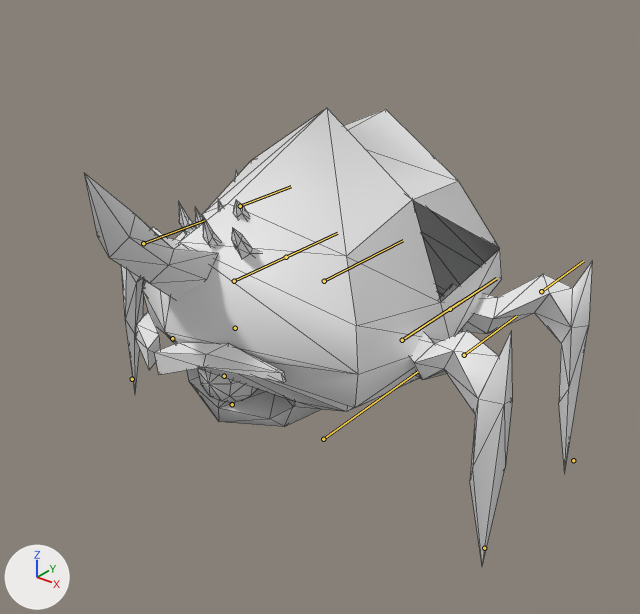
The FBX model Assets/Graph/Ennemies/Anim_RhinoArakAttackJump.fbx, before and after one commit.
Both versions are drawn from a 50 mm lens placed at (0.917, -1.159, 1.008), pointed at (0.063, -0.09, 0.346). Every picture has the same lights, and +X, +Y and +Z are marked at lower left. The bones that bend it are drawn over the model as lines. Mesh edges are drawn as thin lines.

Names of what the first picture shows: 'RhinoArak_BoDy'.
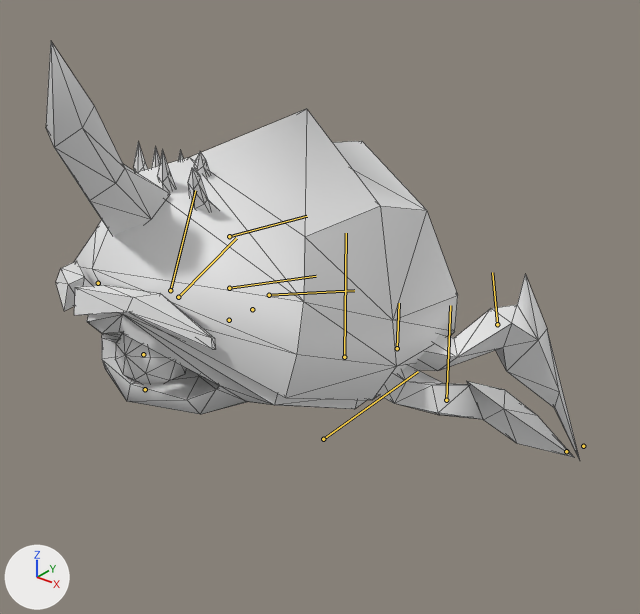
Commit message: Update RhinoArak

The newer file adds an action. The first version stands in its rest pose; the second is drawn at frame 52 of the action 'RhinoAttackJump'.

Location of each change, [x1, y1, x2, y2] in pixels of the pictures (640 x 614 px):
'RhinoArak_BoDy', posed (9% shorter)
    before: [84, 108, 592, 566]
    after: [46, 42, 580, 460]
bone 'Hips', root to tip
    before: (324, 281) to (403, 240)
    after: (269, 295) to (354, 290)
bone 'ArmBackLeft', root to tip
    before: (450, 309) to (496, 278)
    after: (397, 348) to (399, 303)
bone 'ForearmBackLeft', root to tip
    before: (541, 291) to (583, 261)
    after: (497, 324) to (492, 272)
bone 'ArmBackRight', root to tip
    before: (286, 257) to (337, 233)
    after: (229, 288) to (316, 276)
bone 'ForearmBackRight', root to tip
    before: (240, 206) to (291, 186)
    after: (229, 236) to (307, 216)
bone 'ArmForwardLeft', root to tip
    before: (402, 340) to (460, 302)
    after: (344, 357) to (346, 233)
bone 'ForearmForwardLeft', root to tip
    before: (464, 355) to (516, 316)
    after: (446, 400) to (450, 305)
bone 'ArmForwardRight', root to tip
    before: (234, 281) to (297, 251)
    after: (170, 290) to (195, 190)
bone 'ForearmForwardRight', root to tip
    before: (143, 243) to (204, 220)
    after: (178, 297) to (236, 238)
bone 'Boca', root to tip
    before: (232, 404) to (232, 404)
    after: (145, 389) to (145, 389)

What changed in the scene script:
```text
Change bone_hips:
    where bone_hips = bpy.data.objects['Armature'].pose.bones['Hips']  # child of 'Root'
    bone_hips.location: (0.0, 0.0, 0.0) -> (0.0, -5.89, 1.06)
    bone_hips.rotation_quaternion: (1.0, 0.0, 0.0, 0.0) -> (0.988, -0.157, 0.0, 0.0)  # degrees (0, 0, 0) -> degrees (-18, 0, 0)
Change bone_armbackleft:
    where bone_armbackleft = bpy.data.objects['Armature'].pose.bones['ArmBackLeft']  # child of 'Hips'
    bone_armbackleft.rotation_quaternion: (1.0, 0.0, 0.0, 0.0) -> (0.946, 0.129, 0.047, 0.295)  # degrees (0, 0, 0) -> degrees (16, 1, 35)
Change bone_forearmbackleft:
    where bone_forearmbackleft = bpy.data.objects['Armature'].pose.bones['ForearmBackLeft']  # child of 'ArmBackLeft'
    bone_forearmbackleft.rotation_quaternion: (1.0, 0.0, 0.0, 0.0) -> (0.965, 0.057, -0.254, -0.012)  # degrees (0, 0, 0) -> degrees (8, -29, -3)
Change bone_armbackright:
    where bone_armbackright = bpy.data.objects['Armature'].pose.bones['ArmBackRight']  # child of 'Hips'
    bone_armbackright.rotation_quaternion: (1.0, 0.0, 0.0, 0.0) -> (0.936, 0.138, -0.037, -0.323)  # degrees (0, 0, 0) -> degrees (16, 1, -38)
Change bone_forearmbackright:
    where bone_forearmbackright = bpy.data.objects['Armature'].pose.bones['ForearmBackRight']  # child of 'ArmBackRight'
    bone_forearmbackright.rotation_quaternion: (1.0, 0.0, 0.0, 0.0) -> (0.957, 0.065, 0.282, 0.016)  # degrees (0, 0, 0) -> degrees (9, 33, 5)
Change bone_armforwardleft:
    where bone_armforwardleft = bpy.data.objects['Armature'].pose.bones['ArmForwardLeft']  # child of 'Hips'
    bone_armforwardleft.rotation_quaternion: (1.0, 0.0, 0.0, 0.0) -> (0.577, 0.545, 0.358, 0.491)  # degrees (0, 0, 0) -> degrees (81, -7, 75)
Change bone_forearmforwardleft:
    where bone_forearmforwardleft = bpy.data.objects['Armature'].pose.bones['ForearmForwardLeft']  # child of 'ArmForwardLeft'
    bone_forearmforwardleft.rotation_quaternion: (1.0, 0.0, 0.0, 0.0) -> (0.763, -0.273, -0.584, -0.042)  # degrees (0, 0, 0) -> degrees (-65, -66, 39)
Change bone_armforwardright:
    where bone_armforwardright = bpy.data.objects['Armature'].pose.bones['ArmForwardRight']  # child of 'Hips'
    bone_armforwardright.rotation_quaternion: (1.0, 0.0, 0.0, 0.0) -> (0.578, 0.549, -0.354, -0.489)  # degrees (0, 0, 0) -> degrees (81, 7, -74)
Change bone_forearmforwardright:
    where bone_forearmforwardright = bpy.data.objects['Armature'].pose.bones['ForearmForwardRight']  # child of 'ArmForwardRight'
    bone_forearmforwardright.rotation_quaternion: (1.0, 0.0, 0.0, 0.0) -> (0.767, -0.271, 0.58, 0.042)  # degrees (0, 0, 0) -> degrees (-64, 66, -38)
Change bone_boca:
    where bone_boca = bpy.data.objects['Armature'].pose.bones['Boca']  # child of 'Hips'
    bone_boca.location: (0.0, 0.0, 0.0) -> (0.0, 0.0, 0.32)
```
